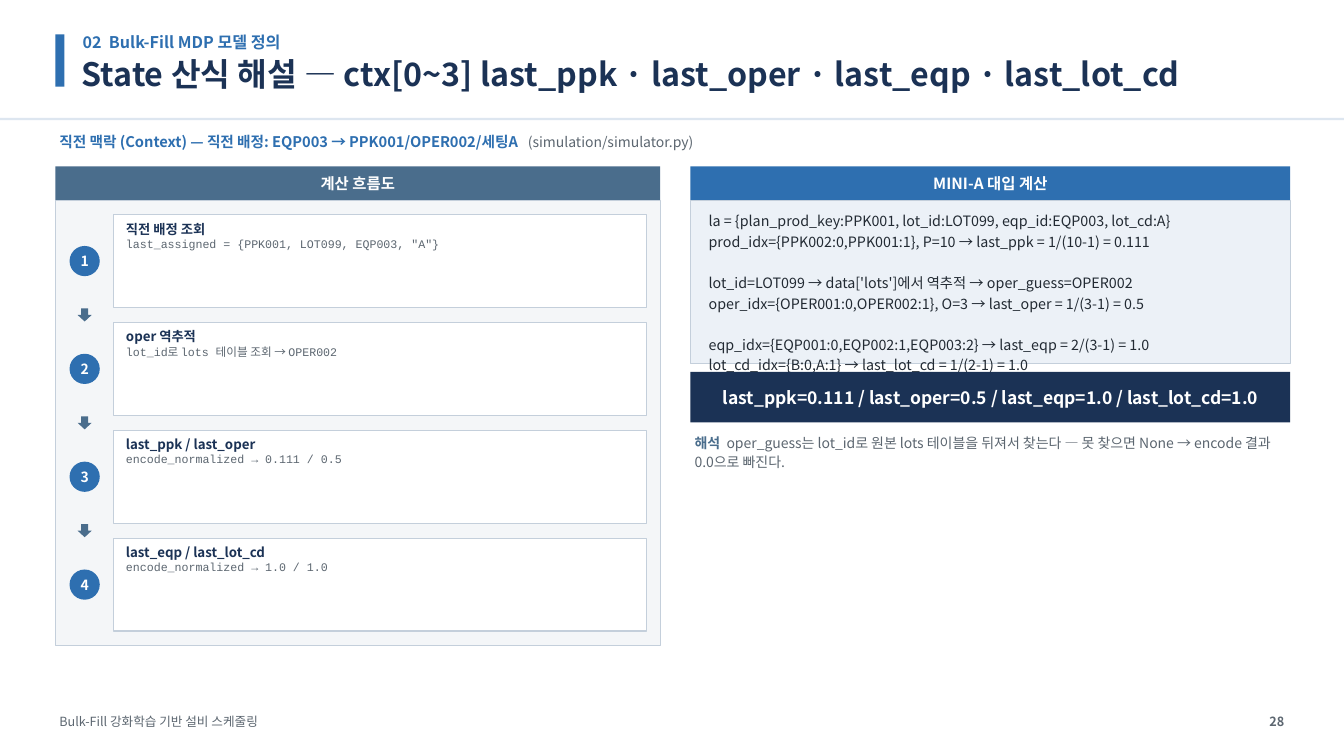
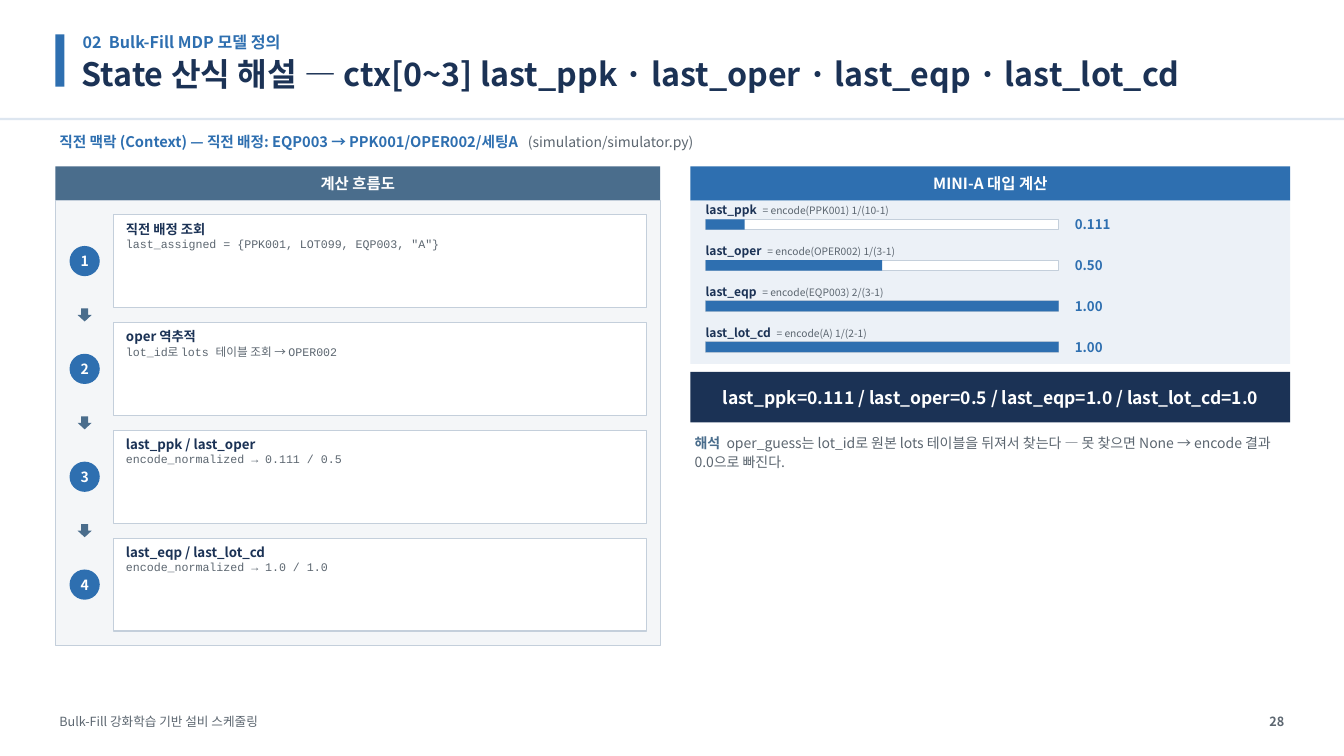
Before and after one commit to relighting123/pjt_scheduling, a slide deck: slide 28 of docs/스케줄링_발표자료.pptx. Drawn at 1344x756 pixels with LibreOffice and Linux fonts; fonts in the diff are those of the drawing. Boxes give left, top, right and bottom in pixels: in the first picture for what was removed or moved away, otherwise in the second. Text is boxed around its words. In the diff, an @@ line names an element or a change of style, - is before the commit and + after.

```diff
--- a/docs/스케줄링_발표자료.pptx
+++ b/docs/스케줄링_발표자료.pptx
@@ rectangle at [691,201,1291,364]: outline #C4CFDB 0.75 pt to none @@
@@ text added at [706,204,889,217], 7.3 pt, text #5C6670 @@
+last_ppk = encode(PPK001) 1/(10-1)
@@ rectangle added at [706,220,1059,230], fill #FFFFFF, outline #C4CFDB 0.75 pt @@
@@ rectangle added at [706,220,745,230], fill #2E6FB0 @@
@@ text removed at [709,214,1170,375] @@
-la = {plan_prod_key:PPK001, lot_id:LOT099, eqp_id:EQP003, lot_cd:A}
-prod_idx={PPK002:0,PPK001:1}, P=10 → last_ppk = 1/(10-1) = 0.111
-lot_id=LOT099 → data['lots']에서 역추적 → oper_guess=OPER002
-oper_idx={OPER001:0,OPER002:1}, O=3 → last_oper = 1/(3-1) = 0.5
-eqp_idx={EQP001:0,EQP002:1,EQP003:2} → last_eqp = 2/(3-1) = 1.0
-lot_cd_idx={B:0,A:1} → last_lot_cd = 1/(2-1) = 1.0
@@ text added at [1075,219,1111,229], 9.5 pt, text #2E6FB0, bold @@
+0.111
@@ text added at [706,245,896,258], 7.3 pt, text #5C6670 @@
+last_oper = encode(OPER002) 1/(3-1)
@@ rectangle added at [706,260,1059,270], fill #FFFFFF, outline #C4CFDB 0.75 pt @@
@@ rectangle added at [706,260,882,270], fill #2E6FB0 @@
@@ text added at [1075,260,1103,270], 9.5 pt, text #2E6FB0, bold @@
+0.50
@@ text added at [706,286,884,299], 7.3 pt, text #5C6670 @@
+last_eqp = encode(EQP003) 2/(3-1)
@@ rectangle added at [706,301,1059,312], fill #FFFFFF, outline #C4CFDB 0.75 pt @@
@@ rectangle added at [706,301,1059,312], fill #2E6FB0 @@
@@ text added at [706,327,867,339], 7.3 pt, text #5C6670 @@
+last_lot_cd = encode(A) 1/(2-1)
@@ text added at [1075,301,1103,311], 9.5 pt, text #2E6FB0, bold @@
+1.00
@@ rectangle added at [706,342,1059,352], fill #FFFFFF, outline #C4CFDB 0.75 pt @@
@@ rectangle added at [706,342,1059,352], fill #2E6FB0 @@
@@ text added at [1075,342,1103,352], 9.5 pt, text #2E6FB0, bold @@
+1.00
```
Also in this commit, not shown: 14 other slides changed.
